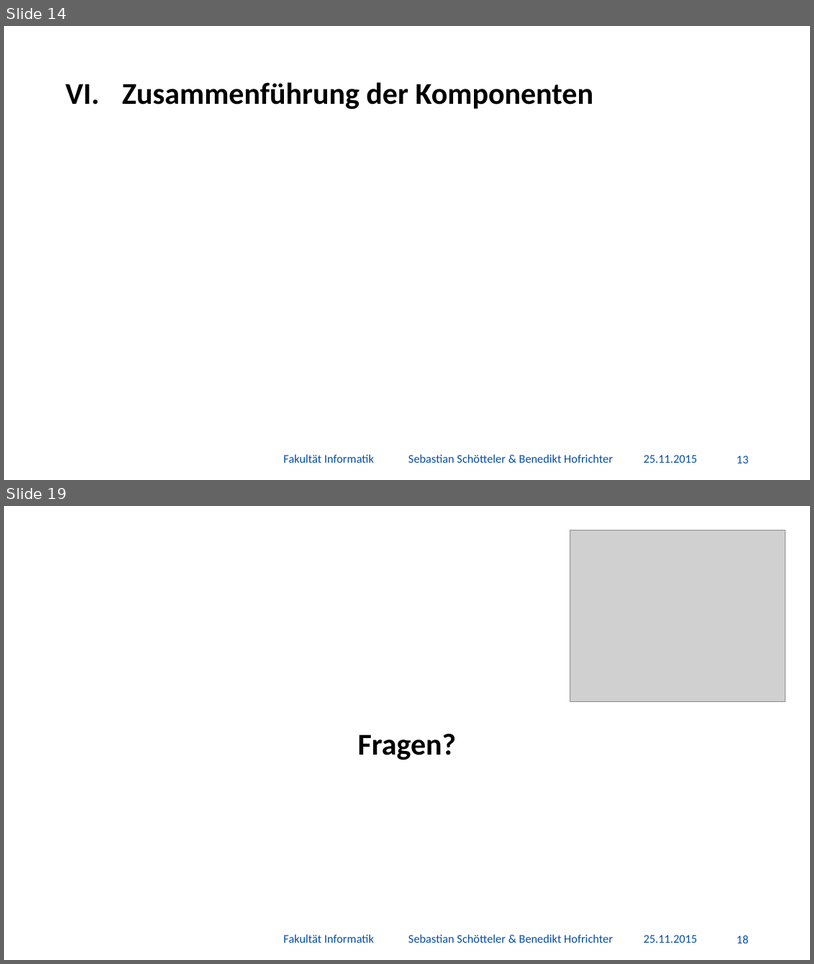
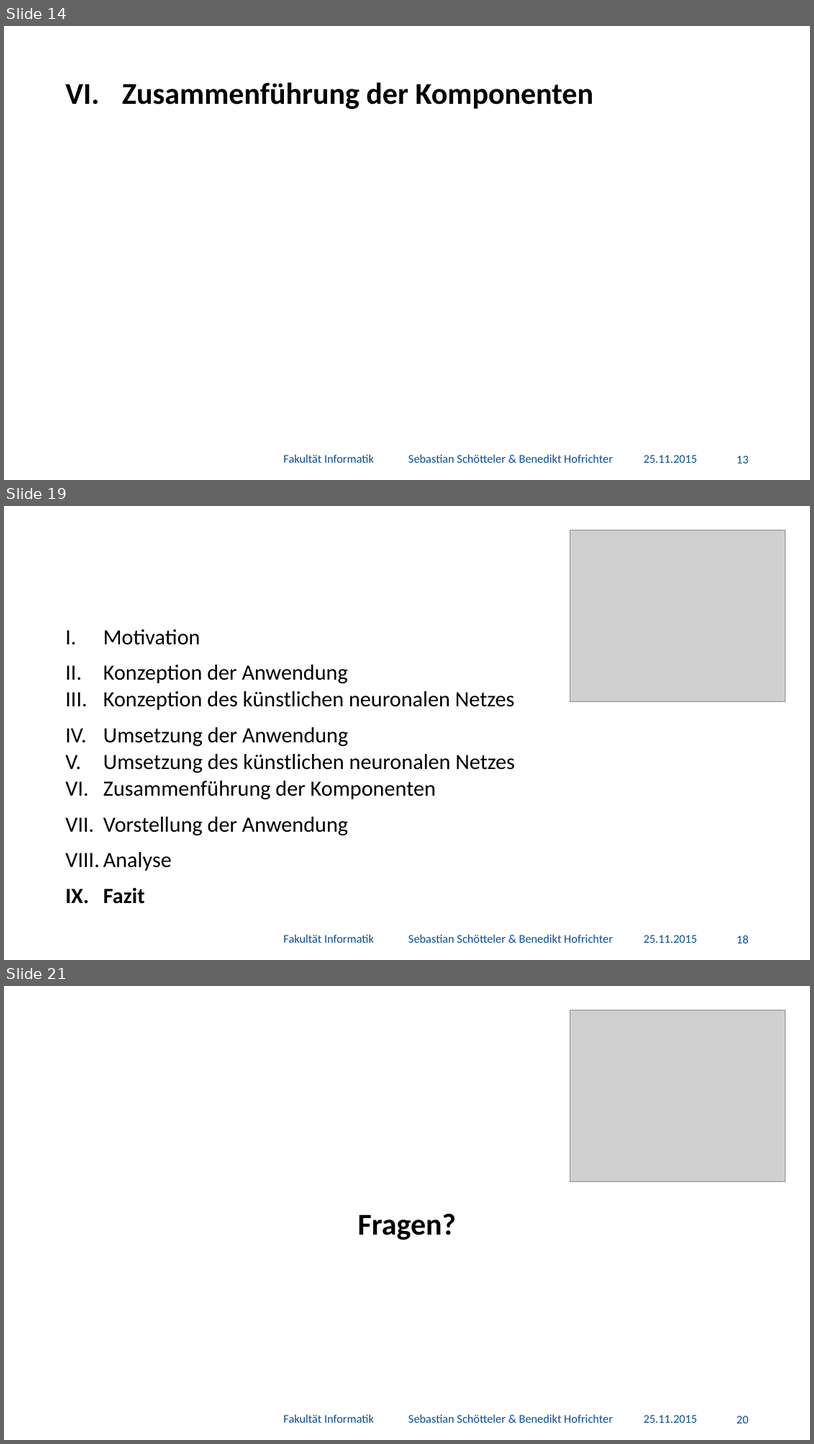
Before and after one commit to BenediktGitGit/soco15, a slide deck: 3b) Vortrag/Präsentation.pptx. Shown one above the other, each under a label of ours: slides 14 and 19 before the commit, slides 14, 19 and 21 after it; the slides between them are not shown. The pictures are 814x964 and 814x1444 pixels, drawn with LibreOffice and Linux fonts; fonts in the diff are those of the drawing; grey boxes stand for pictures; background and template pictures are left out. Boxes give left, top, right and bottom in pixels: in the first picture for what was removed or moved away, otherwise in the second. Text is boxed around its words. In the diff, an @@ line names an element or a change of style, - is before the commit and + after.

```diff
--- a/3b) Vortrag/Präsentation.pptx
+++ b/3b) Vortrag/Präsentation.pptx
@@ slide 19 added at <box>4,506,810,960</box>, background #FFFFFF @@
@@ picture added at <box>571,530,786,701</box> @@
@@ text added at <box>103,629,515,903</box>, 25.9 pt, text #000000 @@
+I. Motivation
+II. Konzeption der Anwendung
+III. Konzeption des künstlichen neuronalen Netzes
+IV. Umsetzung der Anwendung
+V. Umsetzung des künstlichen neuronalen Netzes
+VI. Zusammenführung der Komponenten
+VII. Vorstellung der Anwendung
+VIII. Analyse
+IX. Fazit
@@ text added at <box>283,934,613,942</box>, 14 pt, text #034DA2 @@
+Fakultät Informatik Sebastian Schötteler & Benedikt Hofrichter
@@ text added at <box>644,934,697,942</box>, 14 pt, text #034DA2 @@
+25.11.2015
@@ page number added at <box>737,935,749,943</box>, 14 pt, text #034DA2 @@
+18
@@ what was slide 19 is now slide 21 @@
@@ page number at <box>737,1415,749,1423</box>: text changed @@
-18
+20
```
Also in this commit, not shown: 11 slides changed, 1 other slide added, 15 other files.
